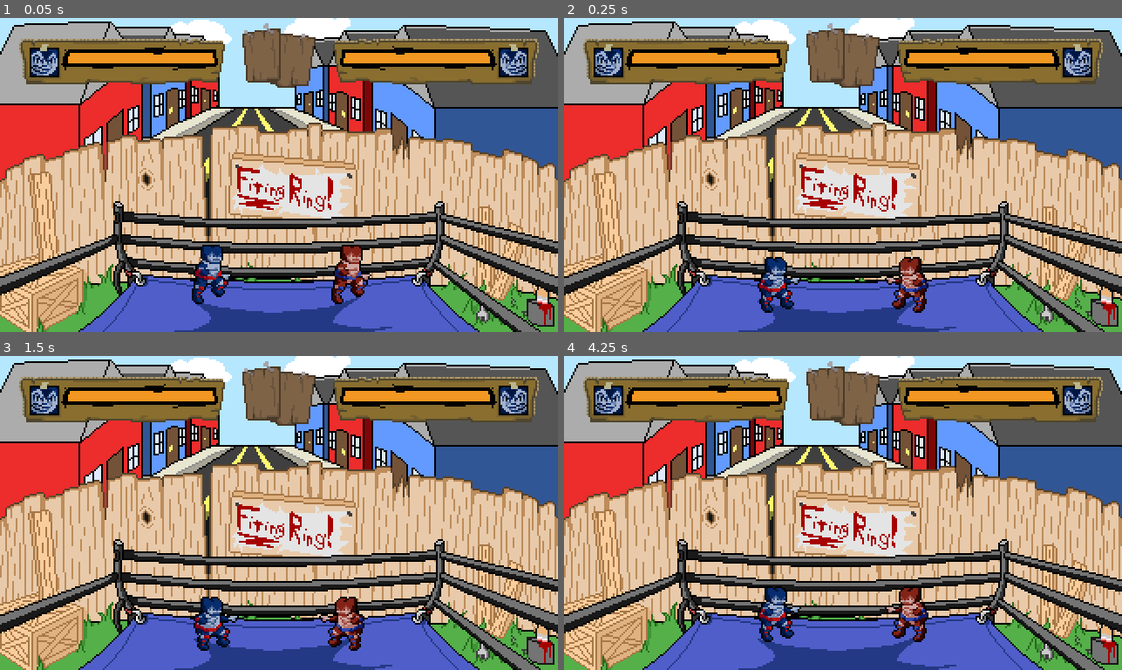
Above: before the commit, frames 1-4 (two rows, left to right).
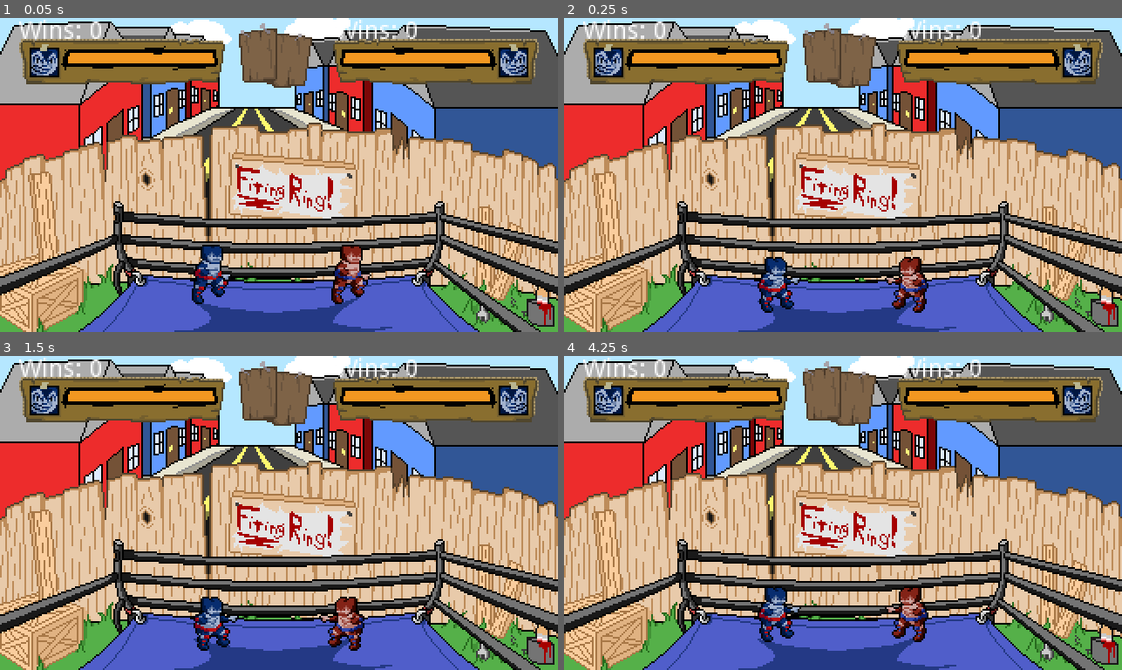
Above: after the commit, the same moments.

Repository: GerdGames/Bad-Boy--Tournament-Edition
Game: Godot game, scene res://Code/BackyardRing.tscn
The game is run twice, just before and just after one commit, with the same random seed, the same clock (stepped at 60 frames per second) and the same inputs.
Inputs:
- Up to frame 1 (0.05 s): no input
- Up to frame 2 (0.25 s): no input
- Up to frame 3 (1.5 s): no input
- Up to frame 4 (4.25 s): tap R (reset) at 4.15 s

The runs differ from the first frame. In frame 1, 1.1% of the frame differs, in the area x 3-75%, y 0-23%; in frame 2, 1.1%; in frame 3, 1.1%; in frame 4, 1.1%.

Commit message:
added win counter; rough but works

Diff:
--- a/Code/HUD.tscn
+++ b/Code/HUD.tscn
@@ -1,7 +1,8 @@
-[gd_scene load_steps=3 format=2]
+[gd_scene load_steps=4 format=2]
 
 [ext_resource path="res://Code/LifeBar.tscn" type="PackedScene" id=1]
 [ext_resource path="res://Code/Timer.tscn" type="PackedScene" id=2]
+[ext_resource path="res://Code/WinCounter.gd" type="Script" id=3]
 
 [node name="HUD" type="Control"]
 anchor_right = 1.0
@@ -16,3 +17,26 @@
 margin_left = 180.0
 
 [node name="Timer" parent="." instance=ExtResource( 2 )]
+margin_left = -1.79242
+margin_top = -0.358486
+margin_right = -1.79242
+margin_bottom = -0.35849
+
+[node name="WinCounterP1" type="RichTextLabel" parent="."]
+margin_left = 11.0
+margin_top = 1.0
+margin_right = 126.0
+margin_bottom = 12.0
+text = "Wins: 0"
+scroll_active = false
+script = ExtResource( 3 )
+
+[node name="WinCounterP2" type="RichTextLabel" parent="."]
+margin_left = 192.0
+margin_top = 1.0
+margin_right = 308.0
+margin_bottom = 12.0
+grow_horizontal = 0
+text = "Wins: 0"
+scroll_active = false
+script = ExtResource( 3 )
--- a/Code/Match.gd
+++ b/Code/Match.gd
@@ -96,6 +96,7 @@
 			var tMSG = Label.instance()
 			#wait
 			#reset
+
 			reset()
 		# otherwise if p2 has 0 health p1 wins and vice versa
 		elif (p1.health <= 0):
@@ -104,6 +105,8 @@
 			#player 2 wins message
 			#wait
 			#reset
+			$HUD/WinCounterP2.wins += 1;
+			$HUD/WinCounterP2._updateScore();
 			reset()
 		elif (p2.health <= 0):
 			#round awarded to player 1
@@ -118,6 +121,8 @@
 #			yield(get_tree().create_timer(1.0), "timeout")
 #			get_parent().remove_child(p1MSG)
 			#reset
+			$HUD/WinCounterP1.wins += 1;
+			$HUD/WinCounterP1._updateScore();
 			reset()
 	#check facing if p1 is left of p2 set p1 to face right and p2 to face left
 	if p1.position.x < p2.position.x + 10:
@@ -129,5 +134,9 @@
 
 	#check for reset button
 	if Input.is_action_just_pressed('reset'):
+		$HUD/WinCounterP1.wins == 0;
+		$HUD/WinCounterP1._updateScore();
+		$HUD/WinCounterP2.wins == 0;
+		$HUD/WinCounterP2._updateScore();
 		reset()
 #	pass
--- /dev/null
+++ b/Code/WinCounter.gd
@@ -0,0 +1,16 @@
+extends RichTextLabel
+
+# var b = "text"
+export (int) var wins = 0;
+
+# Called when the node enters the scene tree for the first time.
+func _ready():
+	pass # Replace with function body.
+
+# Called every frame. 'delta' is the elapsed time since the previous frame.
+#func _process(delta):
+#	pass
+
+func _updateScore():
+	text = "Wins: " + str(wins);
+	print("Updated score");
